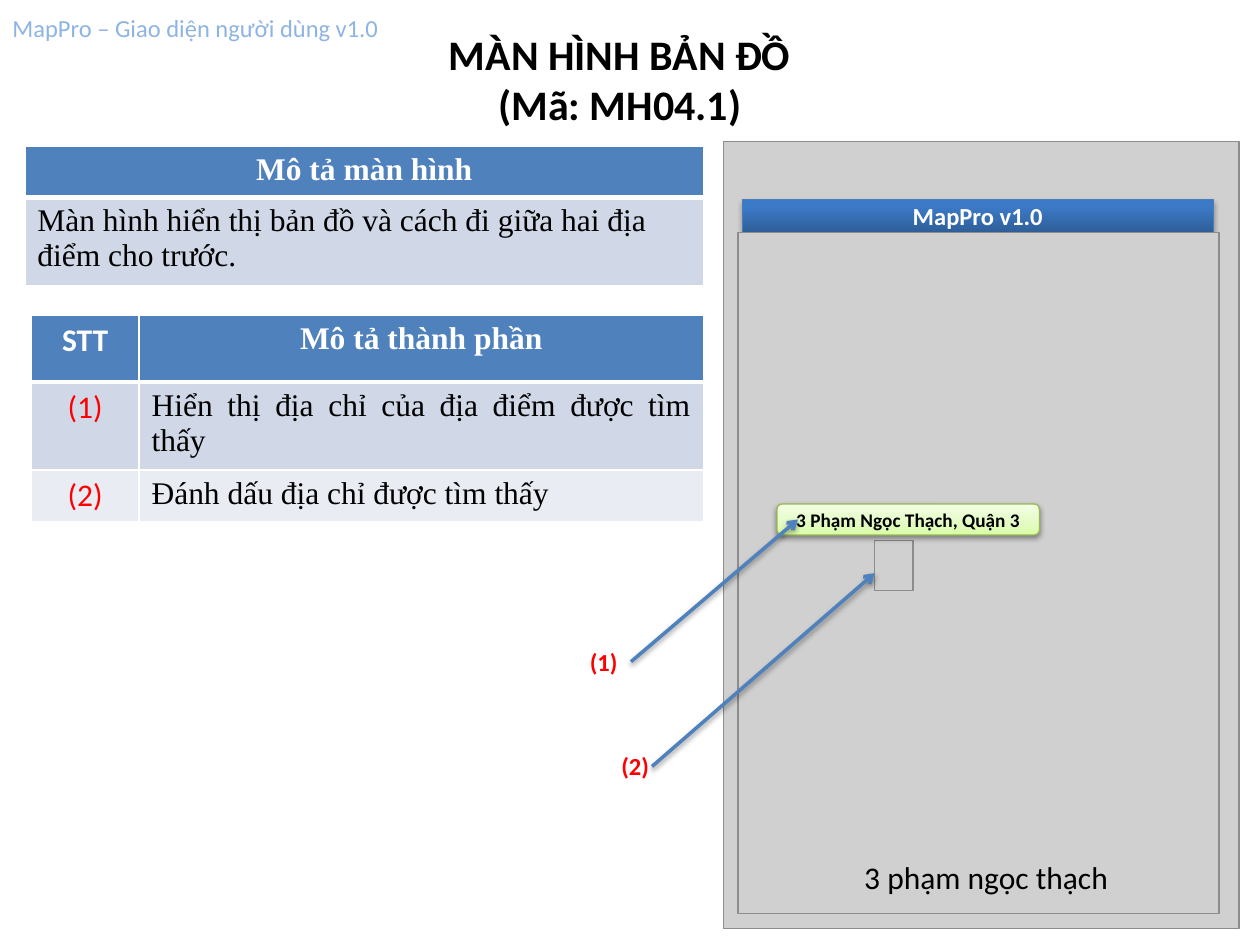
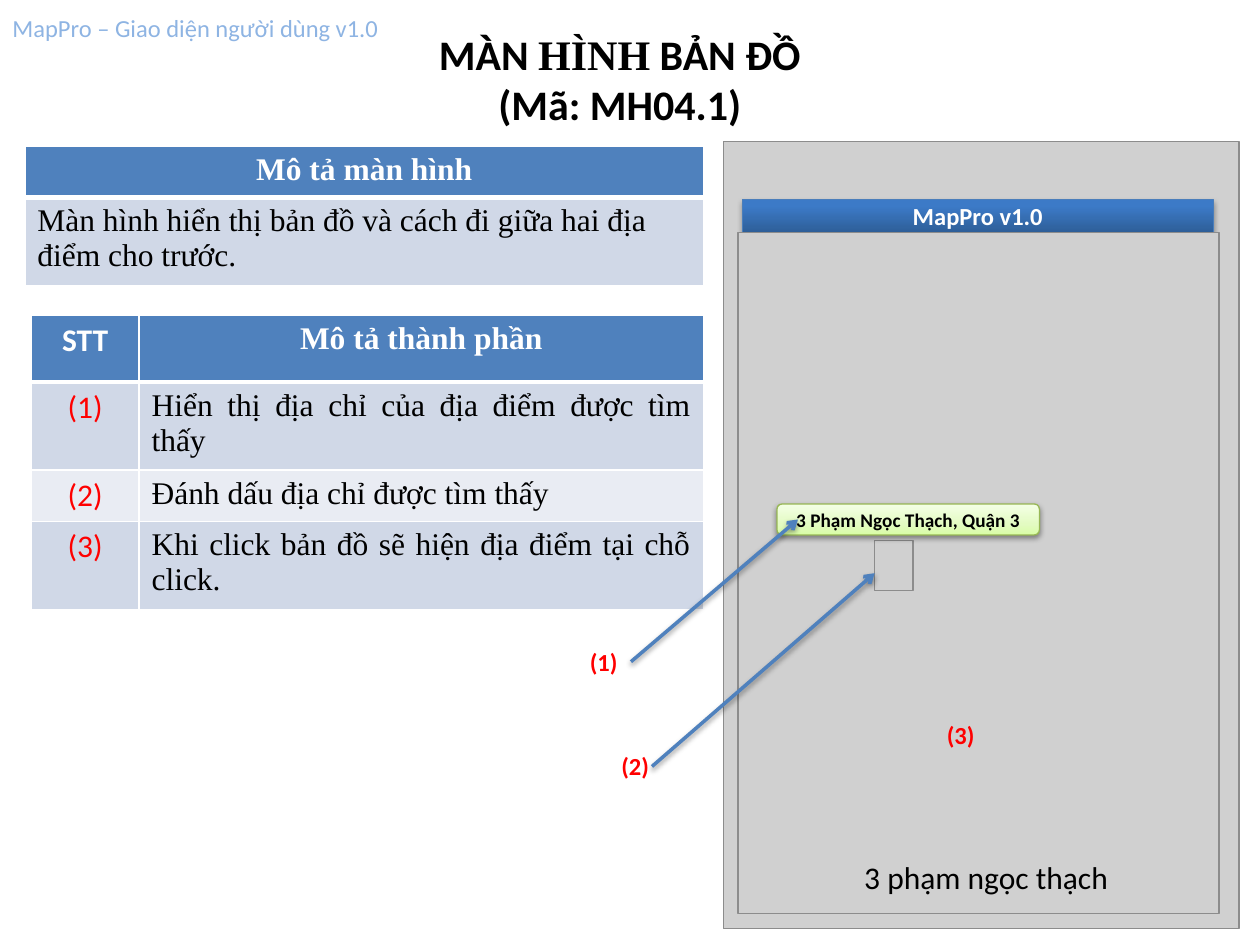
Before and after one commit to hungdien/google-map-api-and-map-on-android, a slide deck: slide 12 of Design/User Interface Design.pptx. Drawn at 1260x945 pixels with LibreOffice and Linux fonts; fonts in the diff are those of the drawing; grey boxes stand for pictures. Boxes give left, top, right and bottom in pixels: in the first picture for what was removed or moved away, otherwise in the second. Text is boxed around its words. In the diff, an @@ line names an element or a change of style, - is before the commit and + after.

```diff
--- a/Design/User Interface Design.pptx
+++ b/Design/User Interface Design.pptx
@@ text at [439,35,800,71]: font Calibri to Times New Roman in "HÌNH" @@
@@ table at [32,315,703,610] @@
+row 4: (3) | Khi click bản đồ sẽ hiện địa điểm tại chỗ click.
@@ text added at [947,726,975,748], 14 pt, text #FF0000, bold @@
+(3)
```
Also in this commit, not shown: 10 other slides changed.
